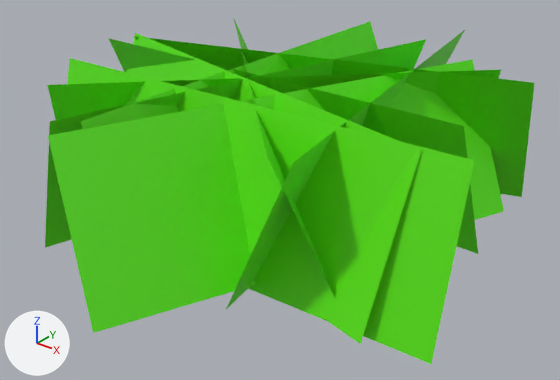
The FBX model Assets/Niko/Assets/Hierba/Hierba.fbx as it was, and as the next commit left it.
Both versions are drawn from a 50 mm camera at (1.165, -1.405, 0.932) aimed at (0.07, -0.037, 0.083). The axes (+X, +Y, +Z) are drawn at lower left. The lights are the same throughout. The older version comes first.
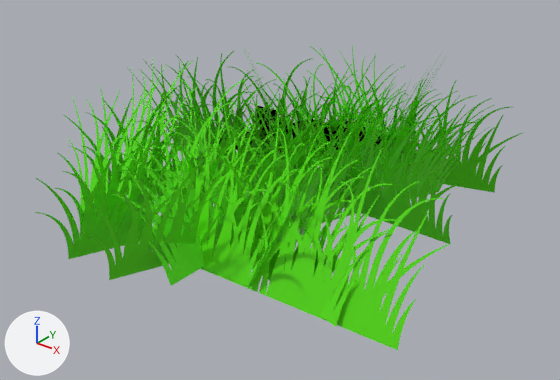
Commit message: Hierba mejorada

Changed parts and their boxes (x1, y1, x2, y2) in the pictures (560 x 380 px):
'Plane.227', surface changed, reshaped: before (45, 19, 535, 364); after (35, 45, 522, 350)
part 1 of me_plane_255, cut back: before (48, 60, 504, 333); after (35, 83, 494, 280)

Edits to the bpy script that builds the scene:
```text
Add img_hierba_png:
    img_hierba_png = load_image('Hierba.png', 'Hierba.png', 2048, 2048, 'Non-Color')
Change mat_hoja_hierba:
    add n2 = _N.new('ShaderNodeTexImage'); n2.name = 'Image Texture'
    add n2.image = img_hierba_png
    where n0 = _N.new('ShaderNodeBsdfPrincipled'); n0.name = 'Principled BSDF'
    add _L.new(n2.outputs[0], n0.inputs[4])  # 'Color' to 'Alpha'
Change me_plane_255:
    used by ob_plane_227; location = (0.0, 0.0, 0.0)
    verts and faces of me_plane_255; kept vertices keep their numbers, new ones are numbered from 40
    before: 16 (0.501, 0.353, 0.005) at pixel (503, 211), 17 (0.337, 0.42, 0.363) at pixel (472, 59), 18 (0.086, -0.649, 0.005) at pixel (93, 332), 19 (-0.077, -0.582, 0.363) at pixel (47, 135)
    remove me_plane_255.from_pydata(...)  # 40 vertices, 10 faces; spans x -0.543..0.649, y -0.649..0.673, z -0.01..0.378
    add me_plane_255.from_pydata(...)  # 44 vertices, 11 faces; spans x -0.543..0.649, y -0.648..0.673, z -0.01..0.378
    me_plane_255 part 1
    add verts[16] = (0.34, 0.419, 0.004)  # moved, pixel (459, 186)
    add verts[18] = (-0.075, -0.583, 0.004)  # moved
    add verts[17] = (0.498, 0.354, 0.365)  # moved
    add verts[19] = (0.084, -0.648, 0.365)  # moved
    add verts[40] = (0.196, 0.419, 0.004)
    add verts[41] = (0.355, 0.354, 0.365)
    add verts[42] = (-0.218, -0.583, 0.004)
    add verts[43] = (-0.059, -0.648, 0.365)
    add faces += [(40, 41, 43, 42)]
```
